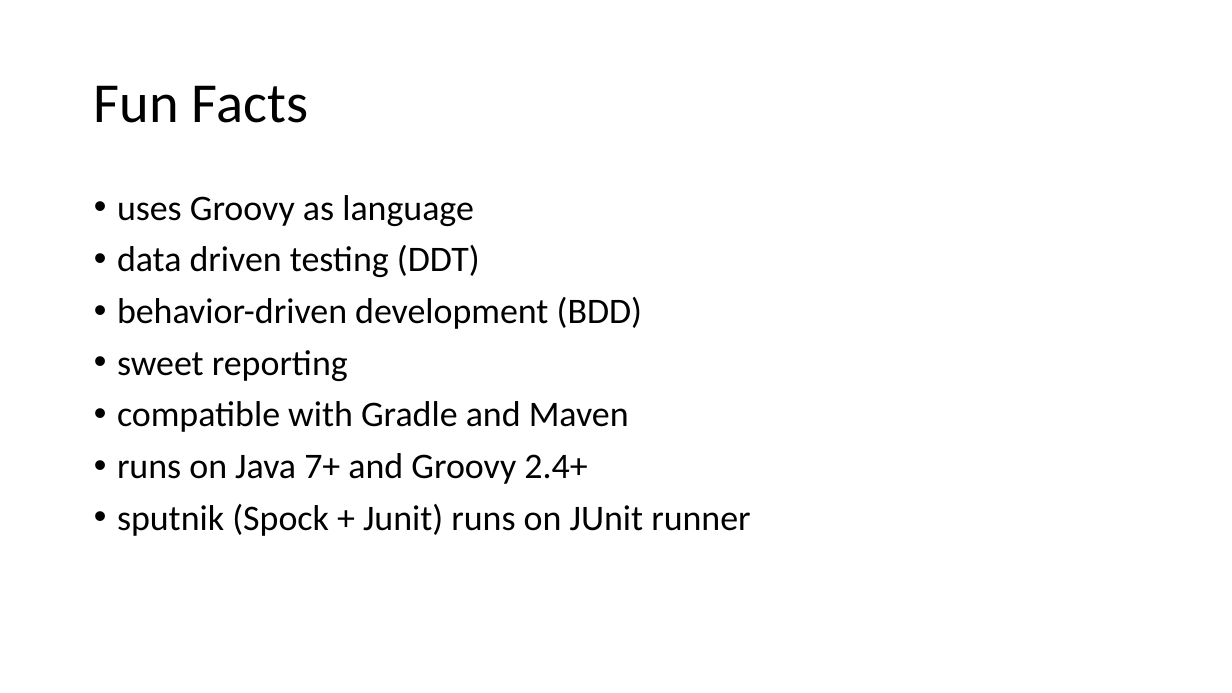
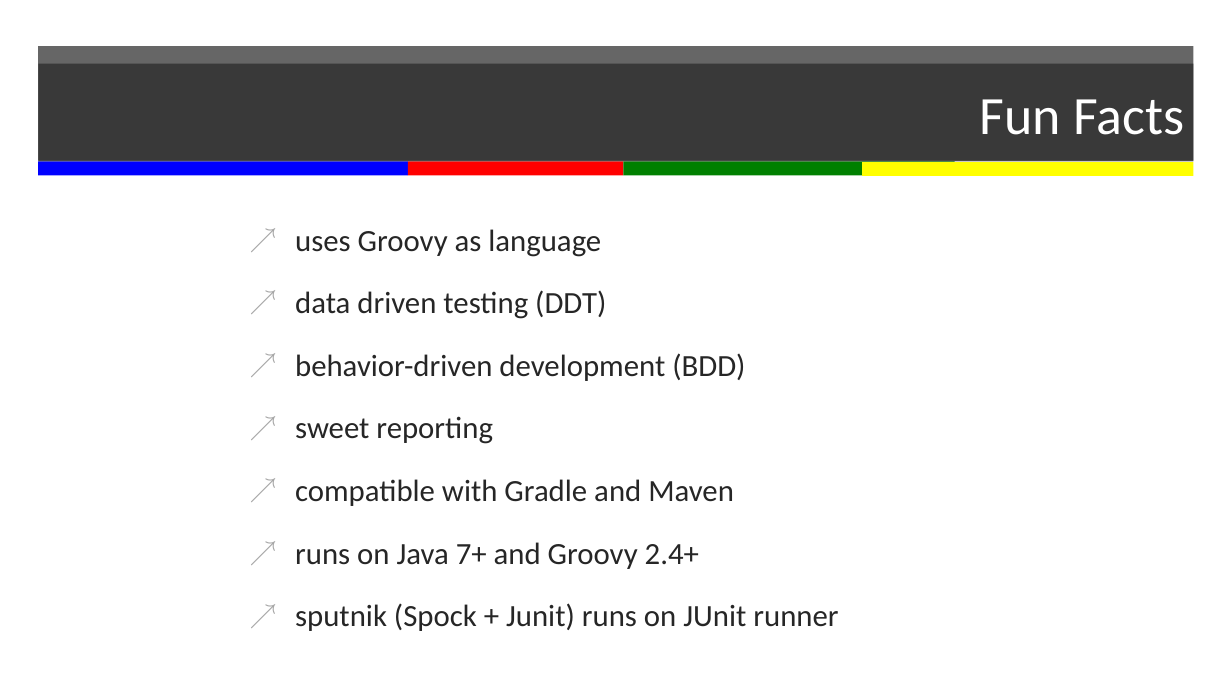
Before and after one commit to davidparry/groovy-spock, a slide deck: slide 3 of presenntation.pptx (slide 2 before the commit). Drawn at 1232x693 pixels with LibreOffice and Linux fonts; fonts in the diff are those of the drawing. Boxes give left, top, right and bottom in pixels: in the first picture for what was removed or moved away, otherwise in the second. Text is boxed around its words. In the diff, an @@ line names an element or a change of style, - is before the commit and + after.

Commit message:
added theme and spock image to powerpoint

```diff
--- a/presenntation.pptx
+++ b/presenntation.pptx
@@ rectangle added at bbox=[38, 46, 1193, 161], fill #262626 at 70% opacity @@
@@ title "Fun Facts": place and size @@
-title "Fun Facts" at bbox=[94, 85, 308, 123]
+title "Fun Facts" at bbox=[38, 64, 1193, 162]
@@ title "Fun Facts" at bbox=[38, 64, 1193, 162]: size 44 to 42 pt, text colour #000000 to #FFFFFF; alignment left to right; line spacing 0.9 to 1; fill none to #262626 at 70% opacity @@
@@ group added at bbox=[38, 162, 1194, 177]: 4 rectangles @@
@@ text "uses Groovy as language": place and size @@
-text "uses Groovy as language" at bbox=[117, 195, 750, 536]
+text "uses Groovy as language" at bbox=[295, 229, 838, 631]
@@ text "uses Groovy as language" at bbox=[295, 229, 838, 631]: size 28 to 24 pt, text colour #000000 to #262626; bullet • to ↗; line spacing 0.9 to 1; more space between paragraphs @@
```
Also in this commit, not shown: 4 other slides changed.
